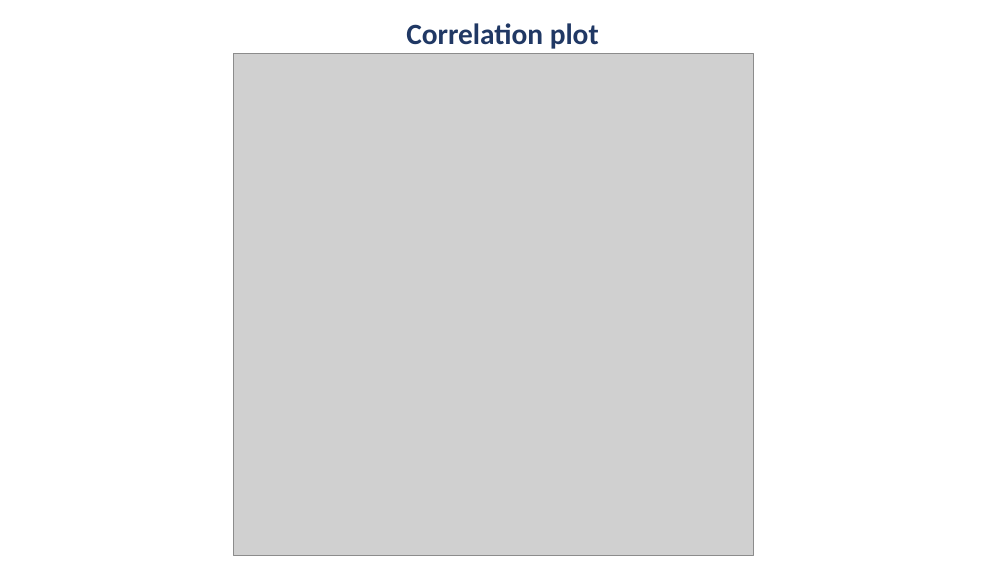
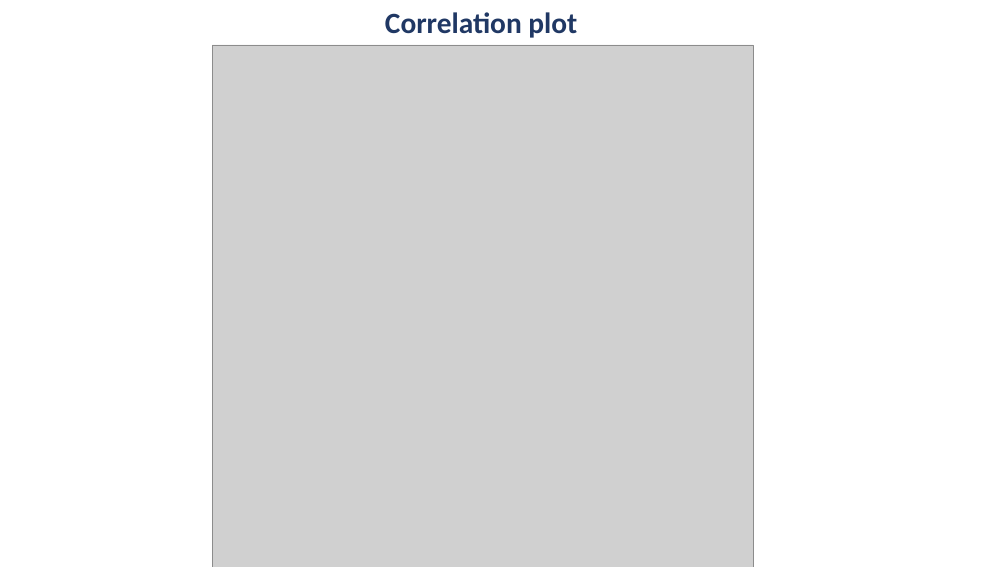
Before and after one commit to galimovevgeniy/Predicting-the-cost-of-emergency-admission-, a slide deck: slide 10 of Galimov.pptx. Drawn at 1008x567 pixels with LibreOffice and Linux fonts; fonts in the diff are those of the drawing; grey boxes stand for pictures. Boxes give left, top, right and bottom in pixels: in the first picture for what was removed or moved away, otherwise in the second. Text is boxed around its words. In the diff, an @@ line names an element or a change of style, - is before the commit and + after.

Commit message:
Updated presentation

```diff
--- a/Galimov.pptx
+++ b/Galimov.pptx
@@ text "Correlation plot": place and size @@
-text "Correlation plot" at [406, 23, 599, 49]
+text "Correlation plot" at [385, 12, 577, 38]
@@ picture: place and size @@
-picture at [234, 54, 754, 556]
+picture at [212, 45, 753, 567]
```
Also in this commit, not shown: 1 slide added.
